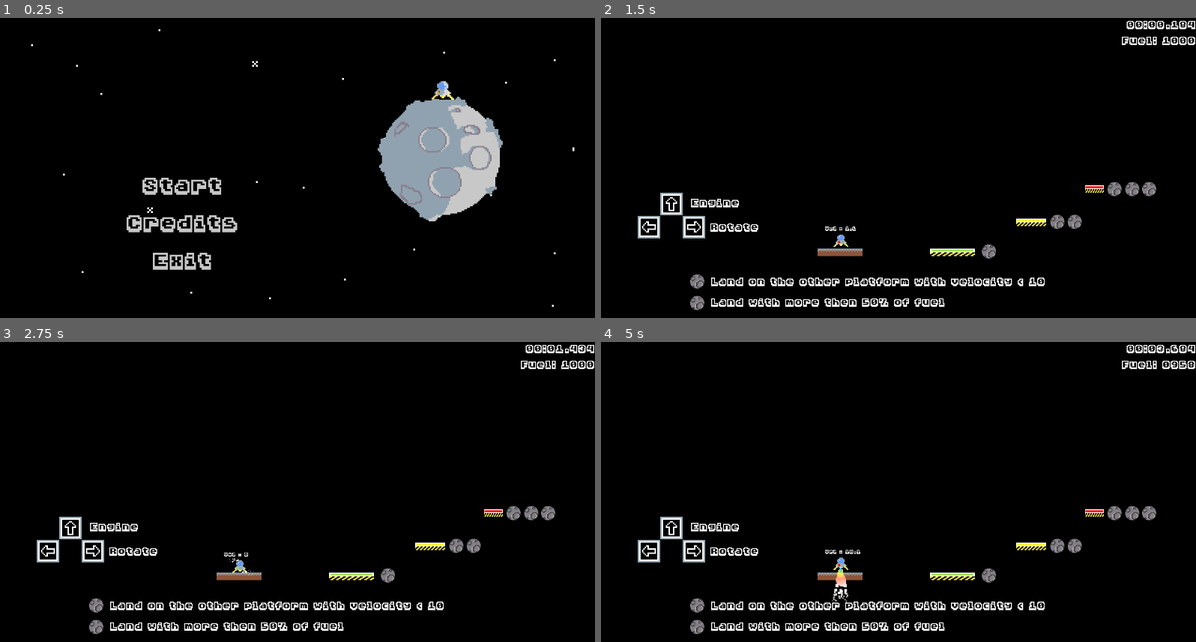
Above: before the commit, frames 1-4 (two rows, left to right).
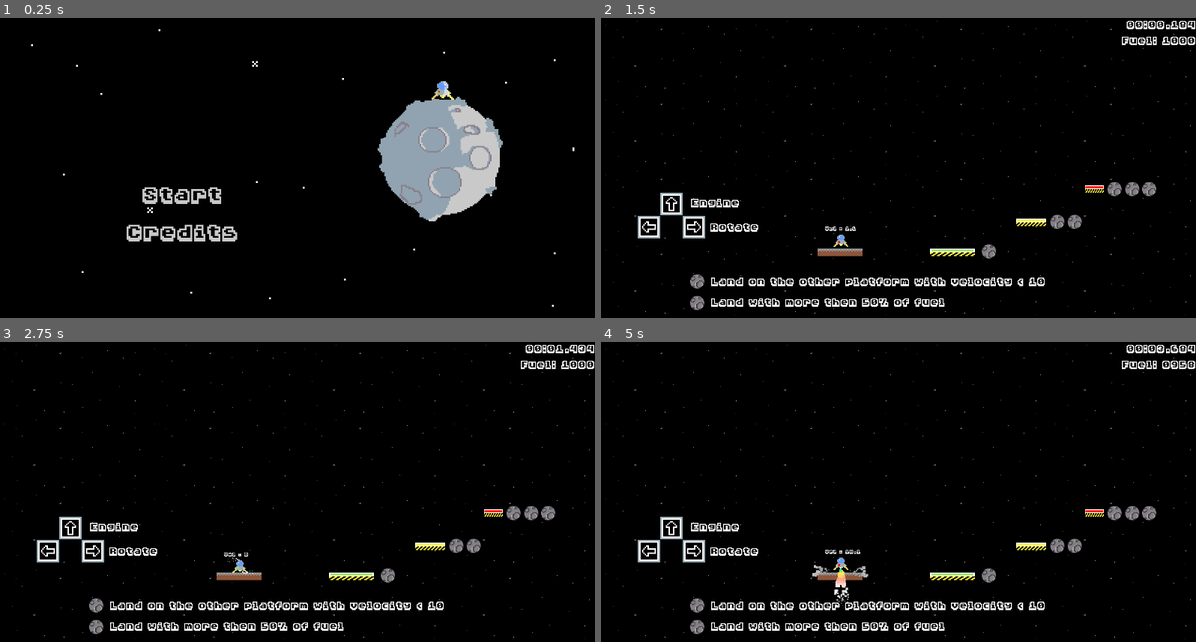
Above: after the commit, the same moments.

Repository: JestemStefan/GWJ_48_Moon_Lander
Game: Godot game, scene res://scenes/menu/MainMenu.tscn
The game is run twice, just before and just after one commit, with the same random seed, the same clock (stepped at 60 frames per second) and the same inputs. Sound files missing from this copy of the repository are replaced by a short silence.
Inputs (mouse positions are in pixels of both pictures, inside the frame that each line leads up to):
- Up to frame 1 (0.25 s): no input
- Up to frame 2 (1.5 s): click "Start" at 0.5 s; click "1" at 1.25 s
- Up to frame 3 (2.75 s): move the mouse to (428, 477) at 2.02 s; hold Right (ui_right) from 2.03 s (still down)
- Up to frame 4 (5 s): move the mouse to (773, 507) at 2.77 s; release Right (ui_right) at 2.78 s; hold Down (ui_down) 2.78-3.53 s; move the mouse to (958, 426) at 3.52 s; hold Right (ui_right) 3.53-4.28 s; move the mouse to (868, 552) at 4.27 s; hold Up (ui_up) from 4.28 s (still down)

The runs differ from the first frame. In frame 1, 2.0% of the frame differs, in the area x 21-40%, y 53-84%; in frame 2, 0.2%; in frame 3, 0.2%; in frame 4, 0.4%.

Commit message:
Post-jam update

Diff:
--- a/art/confetti/Confetti.tscn
+++ b/art/confetti/Confetti.tscn
@@ -1,103 +1,104 @@
-[gd_scene load_steps=6 format=2]
+[gd_scene load_steps=7 format=2]
 
-[ext_resource path="res://art/Confetti/ribbon.png" type="Texture" id=1]
-[ext_resource path="res://art/Confetti/square.png" type="Texture" id=2]
+[ext_resource path="res://art/confetti/square.png" type="Texture" id=1]
+[ext_resource path="res://art/confetti/ribbon.png" type="Texture" id=2]
 [ext_resource path="res://src/effects/Confetti.gd" type="Script" id=3]
 [ext_resource path="res://sound/sfx/GWJ_Congrats.wav" type="AudioStream" id=4]
 
-[sub_resource type="Curve" id=1]
-_data = [ Vector2( 0.00544959, 0 ), 0.0, 0.0, 0, 0, Vector2( 0.0940594, 0.518182 ), 0.0, 0.0, 0, 0, Vector2( 0.498638, 0 ), 0.0, 0.0, 0, 0 ]
+[sub_resource type="Curve" id=3]
+_data = [ Vector2( 0, 0 ), 0.0, 0.0, 0, 0, Vector2( 0.117978, 0.970455 ), 0.154113, 0.154113, 0, 0, Vector2( 1, 0 ), -4.69895, 0.0, 0, 0 ]
+
+[sub_resource type="Gradient" id=1]
+interpolation_mode = 1
+offsets = PoolRealArray( 0, 0.258065, 0.483871, 0.716129 )
+colors = PoolColorArray( 1, 0, 0, 1, 0.227539, 1, 0, 1, 0.0489226, 0.129032, 0.870968, 1, 1, 0.999023, 0, 1 )
 
 [node name="Confetti" type="Node2D"]
 script = ExtResource( 3 )
 
-[node name="Confetti_Square" type="CPUParticles2D" parent="."]
-position = Vector2( -1, 639 )
+[node name="AudioStreamPlayer" type="AudioStreamPlayer" parent="."]
+stream = ExtResource( 4 )
+
+[node name="squares" type="CPUParticles2D" parent="."]
+position = Vector2( 0, 640 )
 emitting = false
 amount = 64
-lifetime = 5.0
+lifetime = 3.0
 one_shot = true
 explosiveness = 1.0
+randomness = 0.44
+texture = ExtResource( 1 )
+direction = Vector2( 1, -1 )
+gravity = Vector2( 0, 500 )
+initial_velocity = 1000.0
+initial_velocity_random = 0.5
+angular_velocity = 1000.0
+angular_velocity_random = 1.0
+damping = 100.0
+scale_amount = 0.5
+scale_amount_random = 1.0
+scale_amount_curve = SubResource( 3 )
+color_initial_ramp = SubResource( 1 )
+
+[node name="ribbons" type="CPUParticles2D" parent="."]
+position = Vector2( 0, 640 )
+emitting = false
+amount = 64
+lifetime = 3.0
+one_shot = true
+explosiveness = 1.0
+randomness = 0.44
 texture = ExtResource( 2 )
 direction = Vector2( 1, -1 )
-gravity = Vector2( 0, 980 )
-initial_velocity = 1500.0
-initial_velocity_random = 0.56
+gravity = Vector2( 0, 500 )
+initial_velocity = 1000.0
+initial_velocity_random = 0.5
 angular_velocity = 1000.0
 angular_velocity_random = 1.0
-damping = 20.41
-scale_amount = 0.2
+damping = 100.0
+scale_amount = 0.5
 scale_amount_random = 1.0
-scale_amount_curve = SubResource( 1 )
-color = Color( 1, 0, 0, 1 )
-hue_variation = 1.0
-hue_variation_random = 1.0
+scale_amount_curve = SubResource( 3 )
+color_initial_ramp = SubResource( 1 )
 
-[node name="Confetti_Square2" type="CPUParticles2D" parent="."]
-position = Vector2( 1274, 631 )
+[node name="squares2" type="CPUParticles2D" parent="."]
+position = Vector2( 1280, 640 )
 emitting = false
 amount = 64
-lifetime = 5.0
+lifetime = 3.0
 one_shot = true
 explosiveness = 1.0
+randomness = 0.44
+texture = ExtResource( 1 )
+direction = Vector2( -1, -1 )
+gravity = Vector2( 0, 500 )
+initial_velocity = 1000.0
+initial_velocity_random = 0.5
+angular_velocity = 1000.0
+angular_velocity_random = 1.0
+damping = 100.0
+scale_amount = 0.5
+scale_amount_random = 1.0
+scale_amount_curve = SubResource( 3 )
+color_initial_ramp = SubResource( 1 )
+
+[node name="ribbons2" type="CPUParticles2D" parent="."]
+position = Vector2( 1280, 640 )
+emitting = false
+amount = 64
+lifetime = 3.0
+one_shot = true
+explosiveness = 1.0
+randomness = 0.44
 texture = ExtResource( 2 )
 direction = Vector2( -1, -1 )
-gravity = Vector2( 0, 980 )
-initial_velocity = 1500.0
-initial_velocity_random = 0.56
+gravity = Vector2( 0, 500 )
+initial_velocity = 1000.0
+initial_velocity_random = 0.5
 angular_velocity = 1000.0
 angular_velocity_random = 1.0
-damping = 20.41
-scale_amount = 0.2
+damping = 100.0
+scale_amount = 0.5
 scale_amount_random = 1.0
-scale_amount_curve = SubResource( 1 )
-color = Color( 1, 0, 0, 1 )
-hue_variation = 1.0
-hue_variation_random = 1.0
-
-[node name="Confetti_Square3" type="CPUParticles2D" parent="."]
-position = Vector2( -1, 639 )
-emitting = false
-amount = 64
-lifetime = 5.0
-one_shot = true
-explosiveness = 1.0
-texture = ExtResource( 1 )
-direction = Vector2( 1, -1 )
-gravity = Vector2( 0, 980 )
-initial_velocity = 1500.0
-initial_velocity_random = 0.56
-angular_velocity = 1000.0
-angular_velocity_random = 1.0
-damping = 20.41
-scale_amount = 0.2
-scale_amount_random = 1.0
-scale_amount_curve = SubResource( 1 )
-color = Color( 1, 0, 0, 1 )
-hue_variation = 1.0
-hue_variation_random = 1.0
-
-[node name="Confetti_Square4" type="CPUParticles2D" parent="."]
-position = Vector2( 1274, 631 )
-emitting = false
-amount = 64
-lifetime = 5.0
-one_shot = true
-explosiveness = 1.0
-texture = ExtResource( 1 )
-direction = Vector2( -1, -1 )
-gravity = Vector2( 0, 980 )
-initial_velocity = 1500.0
-initial_velocity_random = 0.56
-angular_velocity = 1000.0
-angular_velocity_random = 1.0
-damping = 20.41
-scale_amount = 0.2
-scale_amount_random = 1.0
-scale_amount_curve = SubResource( 1 )
-color = Color( 1, 0, 0, 1 )
-hue_variation = 1.0
-hue_variation_random = 1.0
-
-[node name="AudioStreamPlayer" type="AudioStreamPlayer" parent="."]
-stream = ExtResource( 4 )
+scale_amount_curve = SubResource( 3 )
+color_initial_ramp = SubResource( 1 )
--- a/project.godot
+++ b/project.godot
@@ -74,6 +74,7 @@
 
 [rendering]
 
+quality/driver/driver_name="GLES2"
 2d/snapping/use_gpu_pixel_snap=true
 quality/filters/anisotropic_filter_level=16
 environment/default_environment="res://default_env.tres"
--- a/scenes/SFX/Explosion.tscn
+++ b/scenes/SFX/Explosion.tscn
@@ -7,35 +7,26 @@
 offsets = PoolRealArray( 0, 0.0516129, 0.129032, 0.309677, 1 )
 colors = PoolColorArray( 1, 0.890625, 0, 1, 1, 0, 0, 1, 0, 0, 0, 1, 0.54902, 0.54902, 0.54902, 1, 1, 1, 1, 0 )
 
-[sub_resource type="GradientTexture" id=16]
-gradient = SubResource( 15 )
-
-[sub_resource type="ParticlesMaterial" id=14]
-emission_shape = 1
-emission_sphere_radius = 21.28
-flag_disable_z = true
-direction = Vector3( 0, -1, 0 )
-spread = 90.0
-gravity = Vector3( 0, -16, 0 )
-initial_velocity = 100.0
-angular_velocity = 299.41
-angular_velocity_random = 1.0
-orbit_velocity = 0.0
-orbit_velocity_random = 0.0
-linear_accel = 65.35
-damping = 100.0
-scale = 15.83
-scale_random = 1.0
-color_ramp = SubResource( 16 )
-
-[node name="Explosion" type="Particles2D"]
+[node name="Explosion" type="CPUParticles2D"]
 emitting = false
 amount = 64
 lifetime = 2.0
 one_shot = true
 explosiveness = 0.99
 randomness = 0.61
-process_material = SubResource( 14 )
+emission_shape = 1
+emission_sphere_radius = 21.28
+direction = Vector2( 0, -1 )
+spread = 90.0
+gravity = Vector2( 0, -16 )
+initial_velocity = 100.0
+angular_velocity = 299.41
+angular_velocity_random = 1.0
+linear_accel = 65.35
+damping = 100.0
+scale_amount = 15.83
+scale_amount_random = 1.0
+color_ramp = SubResource( 15 )
 script = ExtResource( 2 )
 
 [node name="AudioStreamPlayer2D" type="AudioStreamPlayer2D" parent="."]
--- a/scenes/level_elements/Ground.tscn
+++ b/scenes/level_elements/Ground.tscn
@@ -13,3 +13,10 @@
 texture = ExtResource( 1 )
 texture_scale = Vector2( 0.5, 0.5 )
 texture_rotation_degrees = 6.6
+
+[node name="Line2D" type="Line2D" parent="."]
+points = PoolVector2Array( 409, 132, 550, 84, 708, 141 )
+width = 2.0
+default_color = Color( 1, 1, 1, 1 )
+joint_mode = 2
+antialiased = true
--- a/scenes/levels/Level_2.tscn
+++ b/scenes/levels/Level_2.tscn
@@ -6,6 +6,7 @@
 [ext_resource path="res://scenes/UI/Counter.tscn" type="PackedScene" id=4]
 [ext_resource path="res://scenes/level_elements/LandingPad.tscn" type="PackedScene" id=5]
 [ext_resource path="res://scenes/UI/WinnerScreen.tscn" type="PackedScene" id=6]
+[ext_resource path="res://art/background.png" type="Texture" id=7]
 
 [sub_resource type="RectangleShape2D" id=4]
 extents = Vector2( 20, 8 )
@@ -18,14 +19,16 @@
 
 [node name="Level_2" type="Node2D"]
 
-[node name="ColorRect" type="ColorRect" parent="."]
+[node name="TextureRect" type="TextureRect" parent="."]
 anchor_right = 1.0
 anchor_bottom = 1.0
-margin_left = -19.0
-margin_top = -13.0
-margin_right = 1314.0
-margin_bottom = 655.0
-color = Color( 0, 0, 0, 1 )
+margin_right = 1280.0
+margin_bottom = 640.0
+texture = ExtResource( 7 )
+stretch_mode = 2
+
+[node name="Player" parent="." instance=ExtResource( 1 )]
+position = Vector2( 48, 372 )
 
 [node name="Ground" parent="." instance=ExtResource( 2 )]
 
@@ -73,11 +76,8 @@
 visible = false
 minimumFuelForStar = 600
 
-[node name="Player" parent="." instance=ExtResource( 1 )]
-position = Vector2( 48, 372 )
-
+[connection signal="emitFuel" from="Player" to="UI/Counter" method="decreaseFuel"]
 [connection signal="fuelEmpty" from="UI/Counter" to="Player" method="_onFuelEmpty"]
-[connection signal="emitFuel" from="Player" to="UI/Counter" method="decreaseFuel"]
 
 [editable path="Ground"]
 [editable path="LandingPad3"]
--- a/scenes/levels/Level_3.tscn
+++ b/scenes/levels/Level_3.tscn
@@ -1,9 +1,10 @@
-[gd_scene load_steps=9 format=2]
+[gd_scene load_steps=10 format=2]
 
 [ext_resource path="res://scenes/UI/WinnerScreen.tscn" type="PackedScene" id=1]
 [ext_resource path="res://scenes/player/Player.tscn" type="PackedScene" id=2]
 [ext_resource path="res://scenes/level_elements/Ground.tscn" type="PackedScene" id=3]
 [ext_resource path="res://scenes/UI/Counter.tscn" type="PackedScene" id=4]
+[ext_resource path="res://art/background.png" type="Texture" id=5]
 [ext_resource path="res://scenes/level_elements/LandingPad.tscn" type="PackedScene" id=12]
 
 [sub_resource type="RectangleShape2D" id=1]
@@ -17,14 +18,13 @@
 
 [node name="Level_3" type="Node2D"]
 
-[node name="ColorRect" type="ColorRect" parent="."]
+[node name="TextureRect" type="TextureRect" parent="."]
 anchor_right = 1.0
 anchor_bottom = 1.0
-margin_left = -19.0
-margin_top = -13.0
-margin_right = 1314.0
-margin_bottom = 655.0
-color = Color( 0, 0, 0, 1 )
+margin_right = 1280.0
+margin_bottom = 640.0
+texture = ExtResource( 5 )
+stretch_mode = 2
 
 [node name="Ground" parent="." instance=ExtResource( 3 )]
 
--- a/scenes/levels/Level_4.tscn
+++ b/scenes/levels/Level_4.tscn
@@ -1,10 +1,11 @@
-[gd_scene load_steps=10 format=2]
+[gd_scene load_steps=11 format=2]
 
 [ext_resource path="res://scenes/level_elements/StartingPad.tscn" type="PackedScene" id=1]
 [ext_resource path="res://scenes/player/Player.tscn" type="PackedScene" id=2]
 [ext_resource path="res://scenes/level_elements/Ground.tscn" type="PackedScene" id=3]
 [ext_resource path="res://scenes/UI/Counter.tscn" type="PackedScene" id=4]
 [ext_resource path="res://scenes/UI/WinnerScreen.tscn" type="PackedScene" id=5]
+[ext_resource path="res://art/background.png" type="Texture" id=6]
 [ext_resource path="res://scenes/level_elements/LandingPad.tscn" type="PackedScene" id=12]
 
 [sub_resource type="RectangleShape2D" id=1]
@@ -18,14 +19,13 @@
 
 [node name="Level_4" type="Node2D"]
 
-[node name="ColorRect" type="ColorRect" parent="."]
+[node name="TextureRect" type="TextureRect" parent="."]
 anchor_right = 1.0
 anchor_bottom = 1.0
-margin_left = -19.0
-margin_top = -12.0
-margin_right = 1314.0
-margin_bottom = 656.0
-color = Color( 0, 0, 0, 1 )
+margin_right = 1280.0
+margin_bottom = 640.0
+texture = ExtResource( 6 )
+stretch_mode = 2
 
 [node name="Ground" parent="." instance=ExtResource( 3 )]
 
--- a/scenes/levels/Level_5.tscn
+++ b/scenes/levels/Level_5.tscn
@@ -1,9 +1,10 @@
-[gd_scene load_steps=9 format=2]
+[gd_scene load_steps=10 format=2]
 
 [ext_resource path="res://scenes/UI/WinnerScreen.tscn" type="PackedScene" id=1]
 [ext_resource path="res://scenes/player/Player.tscn" type="PackedScene" id=2]
 [ext_resource path="res://scenes/level_elements/Ground.tscn" type="PackedScene" id=3]
 [ext_resource path="res://scenes/UI/Counter.tscn" type="PackedScene" id=4]
+[ext_resource path="res://art/background.png" type="Texture" id=5]
 [ext_resource path="res://scenes/level_elements/LandingPad.tscn" type="PackedScene" id=12]
 
 [sub_resource type="RectangleShape2D" id=1]
@@ -17,14 +18,13 @@
 
 [node name="Level_5" type="Node2D"]
 
-[node name="ColorRect" type="ColorRect" parent="."]
+[node name="TextureRect" type="TextureRect" parent="."]
 anchor_right = 1.0
 anchor_bottom = 1.0
-margin_left = -19.0
-margin_top = -12.0
-margin_right = 1314.0
-margin_bottom = 656.0
-color = Color( 0, 0, 0, 1 )
+margin_right = 1280.0
+margin_bottom = 640.0
+texture = ExtResource( 5 )
+stretch_mode = 2
 
 [node name="Ground" parent="." instance=ExtResource( 3 )]
 
--- a/scenes/levels/Tutorial.tscn
+++ b/scenes/levels/Tutorial.tscn
@@ -1,10 +1,11 @@
-[gd_scene load_steps=19 format=2]
+[gd_scene load_steps=20 format=2]
 
 [ext_resource path="res://scenes/level_elements/LandingPad.tscn" type="PackedScene" id=1]
 [ext_resource path="res://scenes/player/Player.tscn" type="PackedScene" id=2]
 [ext_resource path="res://scenes/level_elements/Ground.tscn" type="PackedScene" id=3]
 [ext_resource path="res://scenes/level_elements/StartingPad.tscn" type="PackedScene" id=4]
 [ext_resource path="res://art/arrows_up.png" type="Texture" id=5]
+[ext_resource path="res://art/background.png" type="Texture" id=6]
 [ext_resource path="res://scenes/UI/Counter.tscn" type="PackedScene" id=7]
 [ext_resource path="res://art/arrows_left.png" type="Texture" id=8]
 [ext_resource path="res://art/arrows_right.png" type="Texture" id=9]
@@ -34,14 +35,13 @@
 
 [node name="Level_Tutorial" type="Node2D"]
 
-[node name="ColorRect" type="ColorRect" parent="."]
+[node name="TextureRect" type="TextureRect" parent="."]
 anchor_right = 1.0
 anchor_bottom = 1.0
-margin_left = -19.0
-margin_top = -13.0
-margin_right = 1314.0
-margin_bottom = 655.0
-color = Color( 0, 0, 0, 1 )
+margin_right = 1280.0
+margin_bottom = 640.0
+texture = ExtResource( 6 )
+stretch_mode = 2
 
 [node name="Ground" parent="." instance=ExtResource( 3 )]
 
--- a/scenes/menu/MainMenu.tscn
+++ b/scenes/menu/MainMenu.tscn
@@ -106,8 +106,9 @@
 
 [node name="VBoxContainer" type="VBoxContainer" parent="CenterContainer"]
 margin_left = 16.0
+margin_top = 10.0
 margin_right = 144.0
-margin_bottom = 116.0
+margin_bottom = 86.0
 rect_min_size = Vector2( 64, 44 )
 size_flags_horizontal = 2
 size_flags_vertical = 2
@@ -132,15 +133,6 @@
 text = "Credits"
 flat = true
 
-[node name="ExitButton" type="Button" parent="CenterContainer/VBoxContainer"]
-margin_top = 80.0
-margin_right = 128.0
-margin_bottom = 116.0
-focus_mode = 0
-enabled_focus_mode = 0
-text = "Exit"
-flat = true
-
 [node name="HoverSFX" type="AudioStreamPlayer" parent="."]
 stream = ExtResource( 4 )
 
@@ -157,6 +149,3 @@
 [connection signal="button_down" from="CenterContainer/VBoxContainer/CreditsButton" to="." method="_on_CreditsButton_button_down"]
 [connection signal="button_up" from="CenterContainer/VBoxContainer/CreditsButton" to="." method="_on_CreditsButton_button_up"]
 [connection signal="mouse_entered" from="CenterContainer/VBoxContainer/CreditsButton" to="." method="_on_CreditsButton_mouse_entered"]
-[connection signal="button_down" from="CenterContainer/VBoxContainer/ExitButton" to="." method="_on_ExitButton_button_down"]
-[connection signal="button_up" from="CenterContainer/VBoxContainer/ExitButton" to="." method="_on_ExitButton_button_up"]
-[connection signal="mouse_entered" from="CenterContainer/VBoxContainer/ExitButton" to="." method="_on_ExitButton_mouse_entered"]
--- a/scenes/player/Player.tscn
+++ b/scenes/player/Player.tscn
@@ -1,10 +1,11 @@
-[gd_scene load_steps=18 format=2]
+[gd_scene load_steps=16 format=2]
 
 [ext_resource path="res://src/player/Player.gd" type="Script" id=1]
 [ext_resource path="res://art/lander.png" type="Texture" id=2]
 [ext_resource path="res://sound/sfx/Game_Sound_Rocket_normal.ogg" type="AudioStream" id=3]
 [ext_resource path="res://sound/sfx/sfx_hiss.wav" type="AudioStream" id=4]
 [ext_resource path="res://art/themes/MainTheme.tres" type="Theme" id=5]
+[ext_resource path="res://src/effects/ExhaustParticles.gd" type="Script" id=6]
 
 [sub_resource type="RectangleShape2D" id=12]
 extents = Vector2( 8, 9 )
@@ -28,62 +29,19 @@
 "speed": 5.0
 } ]
 
+[sub_resource type="Curve" id=8]
+max_value = 2.0
+_data = [ Vector2( 0, 0.385227 ), 0.0, 0.0, 0, 0, Vector2( 0.0786517, 2 ), 0.0, 0.0, 0, 0, Vector2( 0.983146, 0 ), 0.0, 0.0, 0, 0 ]
+
 [sub_resource type="Gradient" id=10]
 offsets = PoolRealArray( 0, 0.0709677, 0.174194, 0.374194, 1 )
 colors = PoolColorArray( 0, 0.750977, 1, 1, 1, 0.949408, 0.290323, 1, 1, 0.60082, 0.512097, 1, 1, 1, 1, 1, 1, 1, 1, 0 )
 
-[sub_resource type="GradientTexture" id=11]
-gradient = SubResource( 10 )
+[sub_resource type="Curve" id=14]
+_data = [ Vector2( 0, 0 ), 0.0, 0.0, 0, 0, Vector2( 0.732639, 1 ), 0.0, 0.0, 0, 0, Vector2( 1, 0 ), 0.0, 0.0, 0, 0 ]
 
-[sub_resource type="Curve" id=8]
-max_value = 2.0
-_data = [ Vector2( 0, 0.385227 ), 0.0, 0.0, 0, 0, Vector2( 0.0786517, 2 ), 0.0, 0.0, 0, 0, Vector2( 0.983146, 0 ), 0.0, 0.0, 0, 0 ]
-
-[sub_resource type="CurveTexture" id=9]
-curve = SubResource( 8 )
-
-[sub_resource type="ParticlesMaterial" id=7]
-emission_shape = 1
-emission_sphere_radius = 1.57
-flag_disable_z = true
-direction = Vector3( 0, 1, 0 )
-spread = 16.49
-gravity = Vector3( 0, 17, 0 )
-initial_velocity = 200.0
-orbit_velocity = 0.0
-orbit_velocity_random = 0.0
-damping = 58.41
-damping_random = 0.41
-scale = 4.0
-scale_curve = SubResource( 9 )
-color_ramp = SubResource( 11 )
-
-[sub_resource type="ParticlesMaterial" id=14]
-emission_shape = 1
-emission_sphere_radius = 1.57
-flag_disable_z = true
-direction = Vector3( -1, 0, 0 )
-spread = 16.49
-gravity = Vector3( 0, 17, 0 )
-initial_velocity = 200.0
-orbit_velocity = 0.0
-orbit_velocity_random = 0.0
-damping = 58.41
-damping_random = 0.41
-scale_curve = SubResource( 9 )
-
-[sub_resource type="ParticlesMaterial" id=15]
-emission_shape = 1
-emission_sphere_radius = 1.57
-flag_disable_z = true
-spread = 16.49
-gravity = Vector3( 0, 17, 0 )
-initial_velocity = 200.0
-orbit_velocity = 0.0
-orbit_velocity_random = 0.0
-damping = 58.41
-damping_random = 0.41
-scale_curve = SubResource( 9 )
+[sub_resource type="Gradient" id=15]
+colors = PoolColorArray( 0.327637, 0.327637, 0.327637, 1, 1, 1, 1, 1 )
 
 [node name="Player" type="RigidBody2D"]
 mass = 100.0
@@ -115,29 +73,57 @@
 frames = SubResource( 6 )
 animation = "Idle"
 
-[node name="EngineParticles" type="Particles2D" parent="."]
+[node name="EngineParticles" type="CPUParticles2D" parent="."]
 position = Vector2( 0, 11 )
+emitting = false
 amount = 128
 lifetime = 0.5
 explosiveness = 0.07
 local_coords = false
-process_material = SubResource( 7 )
+emission_shape = 1
+emission_sphere_radius = 1.57
+direction = Vector2( 0, 1 )
+spread = 16.49
+gravity = Vector2( 0, 17 )
+initial_velocity = 200.0
+damping = 58.41
+damping_random = 0.41
+scale_amount = 4.0
+scale_amount_curve = SubResource( 8 )
+color_ramp = SubResource( 10 )
 
-[node name="ControlEngineParticles_1" type="Particles2D" parent="."]
+[node name="ControlEngineParticles_1" type="CPUParticles2D" parent="."]
 position = Vector2( 1, 13 )
+emitting = false
 amount = 32
 lifetime = 0.2
 explosiveness = 0.07
 local_coords = false
-process_material = SubResource( 14 )
+emission_shape = 1
+emission_sphere_radius = 1.57
+direction = Vector2( -1, 0 )
+spread = 16.49
+gravity = Vector2( 0, 17 )
+initial_velocity = 200.0
+damping = 58.41
+damping_random = 0.41
+scale_amount_curve = SubResource( 8 )
 
-[node name="ControlEngineParticles_2" type="Particles2D" parent="."]
+[node name="ControlEngineParticles_2" type="CPUParticles2D" parent="."]
 position = Vector2( 0, -13 )
+emitting = false
 amount = 32
 lifetime = 0.2
 explosiveness = 0.07
 local_coords = false
-process_material = SubResource( 15 )
+emission_shape = 1
+emission_sphere_radius = 1.57
+spread = 16.49
+gravity = Vector2( 0, 17 )
+initial_velocity = 200.0
+damping = 58.41
+damping_random = 0.41
+scale_amount_curve = SubResource( 8 )
 
 [node name="EngineSFX" type="AudioStreamPlayer2D" parent="."]
 stream = ExtResource( 3 )
@@ -157,4 +143,46 @@
 cast_to = Vector2( 0, 16 )
 collision_mask = 8
 
+[node name="ExhaustRay" type="RayCast2D" parent="."]
+position = Vector2( 0, 11 )
+enabled = true
+cast_to = Vector2( 0, 96 )
+
+[node name="ExhaustParticles" type="Node2D" parent="."]
+position = Vector2( 0, 108 )
+script = ExtResource( 6 )
+
+[node name="L_Exhaust" type="CPUParticles2D" parent="ExhaustParticles"]
+position = Vector2( 0, -1 )
+rotation = -1.5708
+emitting = false
+amount = 64
+local_coords = false
+direction = Vector2( -1, 0 )
+spread = 13.9
+gravity = Vector2( 0, -16 )
+initial_velocity = 100.0
+damping = 100.0
+damping_random = 0.73
+scale_amount = 8.0
+scale_amount_random = 0.68
+scale_amount_curve = SubResource( 14 )
+color_ramp = SubResource( 15 )
+
+[node name="R_Exhaust" type="CPUParticles2D" parent="ExhaustParticles"]
+position = Vector2( 0, -1 )
+rotation = -1.5708
+emitting = false
+amount = 64
+local_coords = false
+spread = 13.9
+gravity = Vector2( 0, -16 )
+initial_velocity = 100.0
+damping = 100.0
+damping_random = 0.73
+scale_amount = 8.0
+scale_amount_random = 0.68
+scale_amount_curve = SubResource( 14 )
+color_ramp = SubResource( 15 )
+
 [connection signal="body_entered" from="." to="." method="_on_Player_body_entered"]
--- /dev/null
+++ b/src/effects/ExhaustParticles.gd
@@ -0,0 +1,17 @@
+extends Node2D
+
+onready var l_paticles = $L_Exhaust
+onready var r_paticles = $R_Exhaust
+
+func _ready():
+	l_paticles.emitting = false
+	r_paticles.emitting = false
+
+
+func start_emitting():
+	l_paticles.emitting = true
+	r_paticles.emitting = true
+
+func stop_emitting():
+	l_paticles.emitting = false
+	r_paticles.emitting = false
--- a/src/effects/Explosion.gd
+++ b/src/effects/Explosion.gd
@@ -1,4 +1,4 @@
-extends Particles2D
+extends CPUParticles2D
 
 func _ready():
 	$AudioStreamPlayer2D.play()
--- a/src/level_elements/Ground.gd
+++ b/src/level_elements/Ground.gd
@@ -10,6 +10,7 @@
 func _ready():
 	var points = $CollisionPolygon2D.polygon
 	$Polygon2D.polygon = points
+	$Line2D.points = points
 
 
 # Called every frame. 'delta' is the elapsed time since the previous frame.
--- a/src/main_menu/MainMenu.gd
+++ b/src/main_menu/MainMenu.gd
@@ -1,12 +1,6 @@
 extends Control
 
 
-# Declare member variables here. Examples:
-# var a = 2
-# var b = "text"
-
-
-# Called when the node enters the scene tree for the first time.
 func _ready():
 	$AnimationPlayer.play("idel")
 
@@ -14,21 +8,12 @@
 func _on_StartButton_button_down():
 	$ClickSFX.play()
 
+
 func _on_StartButton_button_up():
 	get_tree().change_scene("res://scenes/menu/LevelSelection.tscn")
 
-func _on_ExitButton_button_down():
-	$ClickSFX.play()
-
-func _on_ExitButton_button_up():
-	$ClickSFX.play()
-	get_tree().quit()
 
 func _on_StartButton_mouse_entered():
-	$HoverSFX.play()
-
-
-func _on_ExitButton_mouse_entered():
 	$HoverSFX.play()
 
 
--- a/src/player/Player.gd
+++ b/src/player/Player.gd
@@ -7,12 +7,13 @@
 var is_landed: bool = false
 var noFuel: bool = false
 
-onready var engine_particles: Particles2D = $EngineParticles
+onready var engine_particles: CPUParticles2D = $EngineParticles
 onready var engine_sfx: AudioStreamPlayer2D = $EngineSFX
+onready var engine_exhaust_ray: RayCast2D = $ExhaustRay
+onready var engine_exhaust_particles: Node2D = $ExhaustParticles
 
-
-onready var control_engine_particles_1: Particles2D = $ControlEngineParticles_1
-onready var control_engine_particles_2: Particles2D = $ControlEngineParticles_2
+onready var control_engine_particles_1: CPUParticles2D = $ControlEngineParticles_1
+onready var control_engine_particles_2: CPUParticles2D = $ControlEngineParticles_2
 onready var control_engine_sfx: AudioStreamPlayer2D = $ControlEginesSFX
 
 signal emitFuel
@@ -36,7 +37,7 @@
 	dir = Vector2.UP.rotated(rotation) * 60 if is_engine_on else Vector2.ZERO
 	engine_particles.emitting = is_engine_on
 	self._play_engine_sfx(is_engine_on)
-
+	self._spawn_exhaust_particles(is_engine_on)
 
 	self._rotate(input.x)
 	apply_central_impulse(dir)
@@ -74,6 +75,21 @@
 		engine_sfx.stop()
 
 
+func _spawn_exhaust_particles(is_engine_on):
+	if is_engine_on and engine_exhaust_ray.is_colliding():
+		var collision_point = engine_exhaust_ray.get_collision_point()
+		engine_exhaust_particles.global_position = collision_point
+
+		var collision_normal = engine_exhaust_ray.get_collision_normal()
+		engine_exhaust_particles.look_at(engine_exhaust_particles.global_position + collision_normal)
+
+		engine_exhaust_particles.start_emitting()
+
+	else:
+		engine_exhaust_particles.stop_emitting()
+
+
+
 func check_if_left_game_area():
 	if global_position.x < -8 or global_position.x > 1288:
 		GameManager.total_failure()
Binary file added: art/itch2.png
Not shown, added: art/itch2.png.import
Not shown: 1 places in scenes/SFX/Explosion.tscn that only renumber resources
Not shown: 1 places in scenes/levels/Level_2.tscn that only renumber resources
